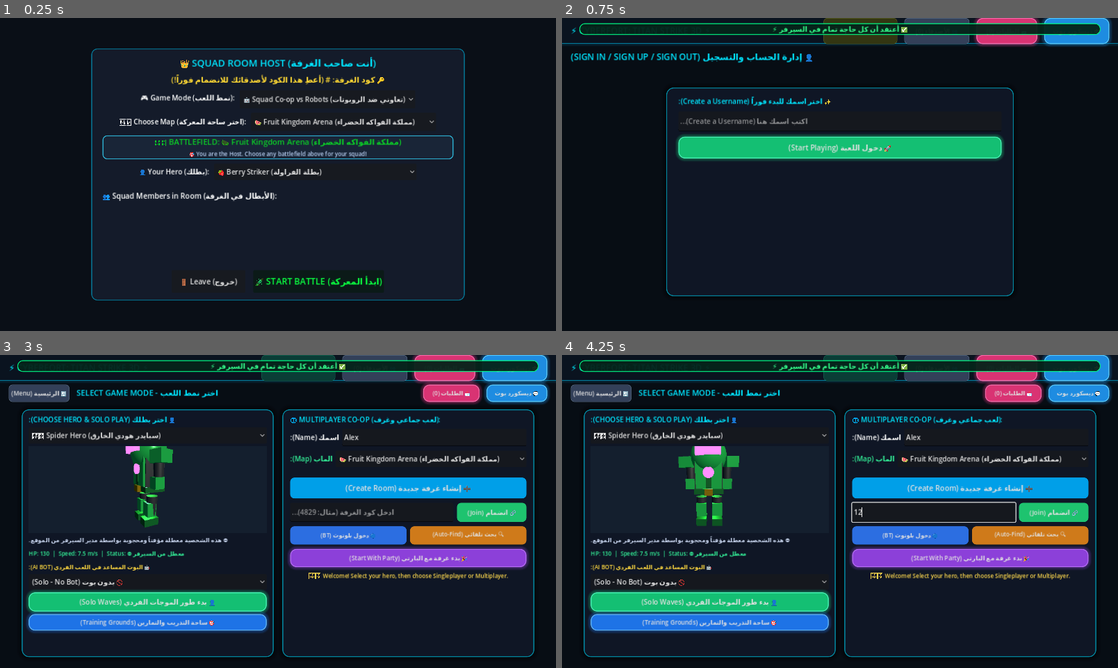
Above: before the commit, frames 1-4 (two rows, left to right).
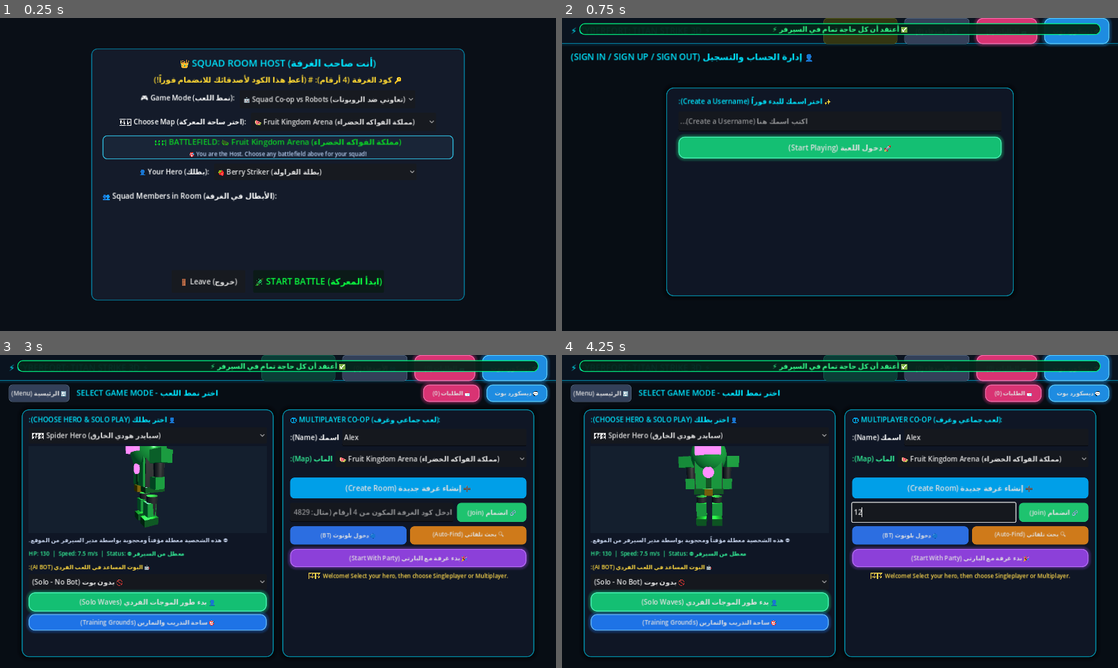
Above: after the commit, the same moments.

Repository: Seif796/TitanStrike-iOS
Game: Godot game, scene res://scenes/lobby.tscn
The game is run twice, just before and just after one commit, with the same random seed, the same clock (stepped at 60 frames per second) and the same inputs. This scene is started directly instead of the project's main scene.
Inputs (mouse positions are in pixels of both pictures, inside the frame that each line leads up to):
- Up to frame 1 (0.25 s): no input
- Up to frame 2 (0.75 s): click "🚪 Leave (خروج)" at 0.5 s
- Up to frame 3 (3 s): click (278, 458) at 1.27 s; type "Alex" at 1.35 s; click "🚀 دخول اللعبة (Start Playing)" at 2 s; click "▶️ START (ابدأ اللعب)" at 2.75 s
- Up to frame 4 (4.25 s): click (934, 511) at 3.52 s; type "12" at 3.6 s

The runs differ from the first frame. In frame 1, 0.6% of the frame differs, in the area x 27-73%, y 18-22%; in frame 2, nothing differs; in frame 3, 0.3%; in frame 4, nothing differs.

Commit message:
feat: enforce 4-digit room code with instant UDP & server resolution

Diff:
--- a/public/version.json
+++ b/public/version.json
@@ -1,15 +1,15 @@
 {
-  "version": "1.4.0",
-  "version_code": 16,
+  "version": "1.4.1",
+  "version_code": 17,
   "release_date": "2026-10-27",
-  "title": "تخصيص الدخول بالاسم فقط وتأكيد دخول البارتي للهوست",
+  "title": "تفعيل نظام كود الغرفة المكون من 4 أرقام للدخول الفوري",
   "changelog": [
-    "إلغاء كلمة المرور وتسهيل الدخول بالاسم فقط (Create a Username)",
-    "رسالة تأكيد للهوست عند دخول أي لاعب البارتي (عايز تخش اللعبة ولا لسه) مع زر ماشي للبدء فوراً",
-    "حفظ الحساب التلقائي بالـ IP والجهاز للعودة بدون إعادة كتابة"
+    "توليد كود غرفة مكون من 4 أرقام عشوائية فورية (1000 إلى 9999)",
+    "دخول فوري وسلس بكود الغرفة المكون من 4 أرقام بدون الحاجة لكتابة IP",
+    "ربط كود الـ 4 أرقام بالسيرفر وبشبكة الواي فاي المحلية UDP"
   ],
   "download_url": "/downloads/update.pck",
-  "file_size_bytes": 9244032,
-  "sha256": "2b49469aec0d00f077c4a4d6fe3d496e79517ad162f1725b9f82986fa84fd37f",
+  "file_size_bytes": 9245344,
+  "sha256": "b182822f4887f80bfb131851b3fc77e8532aa42bb8aad5d0c87aad041b499f4b",
   "mandatory": true
 }
--- a/scenes/main_menu.tscn
+++ b/scenes/main_menu.tscn
@@ -535,7 +535,7 @@
 custom_minimum_size = Vector2(0, 44)
 layout_mode = 2
 size_flags_horizontal = 3
-placeholder_text = "ادخل كود الغرفة (مثال: 4829)..."
+placeholder_text = "ادخل كود الغرفة المكون من 4 أرقام (مثال: 4829)..."
 
 [node name="JoinRoomBtn" type="Button" parent="ViewModeSelect/HBox/RightCol/Panel/VBox/JoinBox"]
 custom_minimum_size = Vector2(160, 44)
--- a/scripts/lobby.gd
+++ b/scripts/lobby.gd
@@ -68,7 +68,7 @@
 
 	if multiplayer.is_server():
 		room_title.text = "👑 SQUAD ROOM HOST (أنت صاحب الغرفة)"
-		code_banner.text = "🔑 كود الغرفة: #%s (أعطِ هذا الكود لأصدقائك للانضمام فوراً!)" % r_code
+		code_banner.text = "🔑 كود الغرفة (4 أرقام): #%s (أعطِ هذا الكود لأصدقائك للانضمام فوراً!)" % r_code
 		if start_btn:
 			start_btn.visible = true
 			start_btn.disabled = false
--- a/scripts/main_menu.gd
+++ b/scripts/main_menu.gd
@@ -806,6 +806,7 @@
 	# Multiplayer buttons
 	create_room_btn.pressed.connect(_on_create_room_pressed)
 	join_room_btn.pressed.connect(_on_join_room_pressed)
+	code_input.text_submitted.connect(func(_t): _on_join_room_pressed())
 	bt_btn.pressed.connect(_on_bluetooth_btn_pressed)
 	scan_btn.pressed.connect(_on_scan_btn_pressed)
 	party_play_btn.pressed.connect(func():
@@ -1048,7 +1049,7 @@
 
 	var code = code_input.text.strip_edges().to_upper().replace("#", "")
 	if code.is_empty():
-		status_label.text = "⚠️ اكتب كود الغرفة (Room Code) للانضمام!"
+		status_label.text = "⚠️ اكتب كود الغرفة المكون من 4 أرقام (مثال: 4829) للانضمام!"
 		status_label.modulate = Color.YELLOW
 		_speak_prompt("Please enter the Room Code!")
 		code_input.grab_focus()
--- a/scripts/network_manager.gd
+++ b/scripts/network_manager.gd
@@ -23,6 +23,7 @@
 var local_player_name: String = ""
 var local_class_id: int = 0
 var current_room_code: String = ""
+var discovered_rooms: Dictionary = {}
 var last_received_msg_id: int = 0
 var _broadcast_overlay: CanvasLayer = null
 var _ejected_overlay: CanvasLayer = null
@@ -83,9 +84,10 @@
 		if pkt.begins_with("TITANSTRIKE:"):
 			var parts = pkt.split(":")
 			if parts.size() >= 4:
-				var r_code = parts[1]
-				var r_ip = parts[2]
+				var r_code = parts[1].strip_edges().to_upper().replace("#", "")
+				var r_ip = parts[2].strip_edges()
 				var r_map = int(parts[4]) if parts.size() >= 5 else 0
+				discovered_rooms[r_code] = r_ip
 				room_discovered.emit(r_code, r_ip, r_map)
 
 # --- ROOM CODE ENCODING / DECODING ---
@@ -157,6 +159,8 @@
 # --- CREATE ROOM ---
 
 func create_room(player_name: String, class_id: int, port: int = DEFAULT_PORT) -> Error:
+	if current_room_code.is_empty():
+		generate_room_code()
 	leave_game()
 	local_player_name = player_name
 	local_class_id = class_id
@@ -221,6 +225,13 @@
 		_joining_candidates.append(current_room_code)
 		_start_next_candidate_connection()
 		return OK
+
+	# 2.1. Check if 4-digit room was already discovered locally via UDP
+	if discovered_rooms.has(current_room_code):
+		var disc_ip = str(discovered_rooms[current_room_code]).strip_edges()
+		if not disc_ip.is_empty() and not _joining_candidates.has(disc_ip):
+			_joining_candidates.append(disc_ip)
+			print("⚡ [UDP Discovery] Matched local 4-digit room #%s at IP %s" % [current_room_code, disc_ip])
 
 	# 3. Query Central Server FIRST for Host Candidate IPs (Ultra-Fast < 0.2s lookup!)
 	var um = get_node_or_null("/root/UpdateManager")
--- a/server/public/version.json
+++ b/server/public/version.json
@@ -1,15 +1,15 @@
 {
-  "version": "1.4.0",
-  "version_code": 16,
+  "version": "1.4.1",
+  "version_code": 17,
   "release_date": "2026-10-27",
-  "title": "تخصيص الدخول بالاسم فقط وتأكيد دخول البارتي للهوست",
+  "title": "تفعيل نظام كود الغرفة المكون من 4 أرقام للدخول الفوري",
   "changelog": [
-    "إلغاء كلمة المرور وتسهيل الدخول بالاسم فقط (Create a Username)",
-    "رسالة تأكيد للهوست عند دخول أي لاعب البارتي (عايز تخش اللعبة ولا لسه) مع زر ماشي للبدء فوراً",
-    "حفظ الحساب التلقائي بالـ IP والجهاز للعودة بدون إعادة كتابة"
+    "توليد كود غرفة مكون من 4 أرقام عشوائية فورية (1000 إلى 9999)",
+    "دخول فوري وسلس بكود الغرفة المكون من 4 أرقام بدون الحاجة لكتابة IP",
+    "ربط كود الـ 4 أرقام بالسيرفر وبشبكة الواي فاي المحلية UDP"
   ],
   "download_url": "/downloads/update.pck",
-  "file_size_bytes": 9244032,
-  "sha256": "2b49469aec0d00f077c4a4d6fe3d496e79517ad162f1725b9f82986fa84fd37f",
+  "file_size_bytes": 9245344,
+  "sha256": "b182822f4887f80bfb131851b3fc77e8532aa42bb8aad5d0c87aad041b499f4b",
   "mandatory": true
 }
